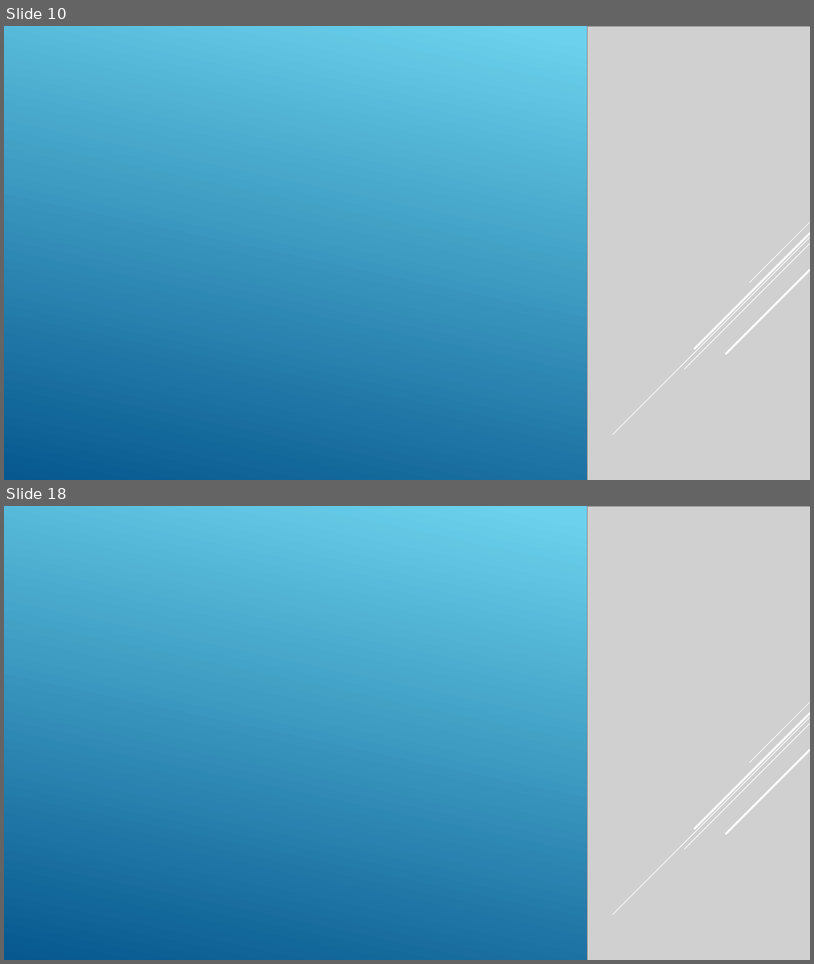
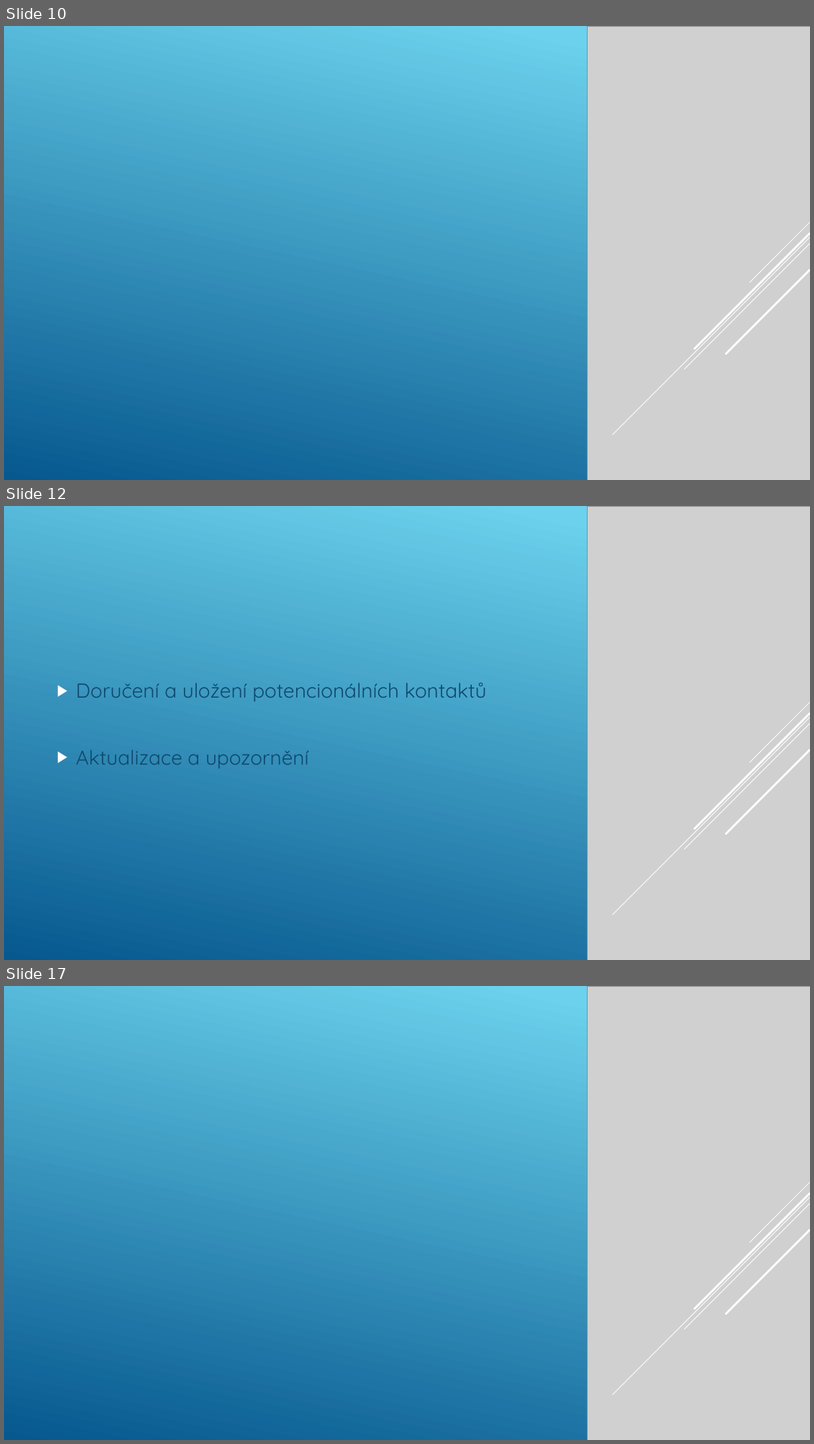
Before and after one commit to Jelenos69/I11-prezentace-Jel-nek, a slide deck: Jelinek.pptx. Shown one above the other, each under a label of ours: slides 10 and 18 before the commit, slides 10, 12 and 17 after it; the slides between them are not shown. The pictures are 814x964 and 814x1444 pixels, drawn with LibreOffice and Linux fonts; fonts in the diff are those of the drawing; grey boxes stand for pictures. Boxes give left, top, right and bottom in pixels: in the first picture for what was removed or moved away, otherwise in the second. Text is boxed around its words. In the diff, an @@ line names an element or a change of style, - is before the commit and + after.

```diff
--- a/Jelinek.pptx
+++ b/Jelinek.pptx
@@ slide 12 added at [4,506,810,960], background gradient #6ED2EB to #06588E @@
@@ picture added at [588,506,810,960] @@
@@ text added at [76,682,487,768], 24 pt, text #0F496F @@
+▶ Doručení a uložení potencionálních kontaktů
+▶ Aktualizace a upozornění
@@ group added at [613,702,810,914]: 5 lines @@
@@ what was slide 18 is now slide 17 @@
```
Also in this commit, not shown: 1 slide changed, 8 other slides added, 11 slides removed.
